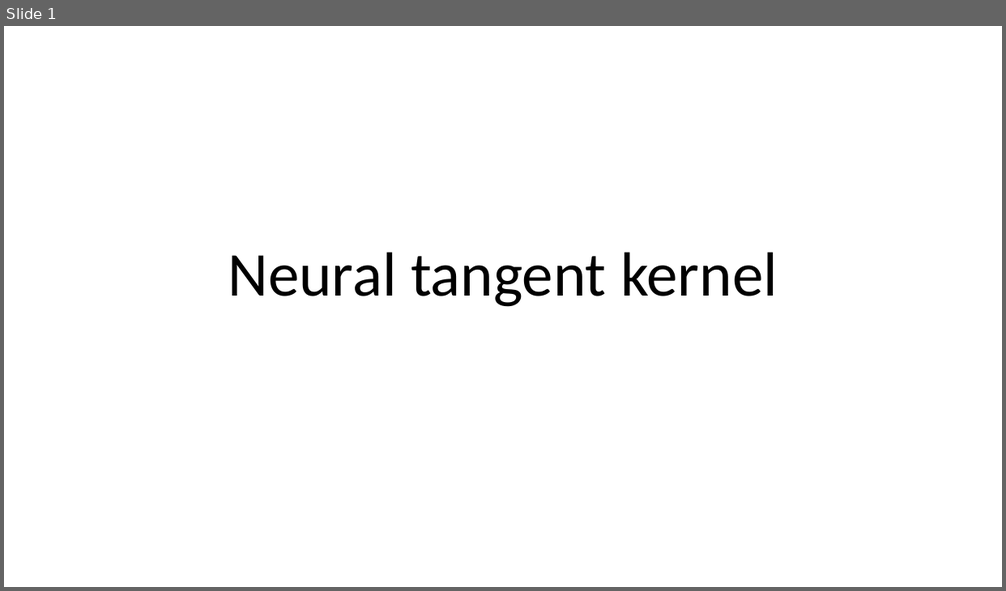
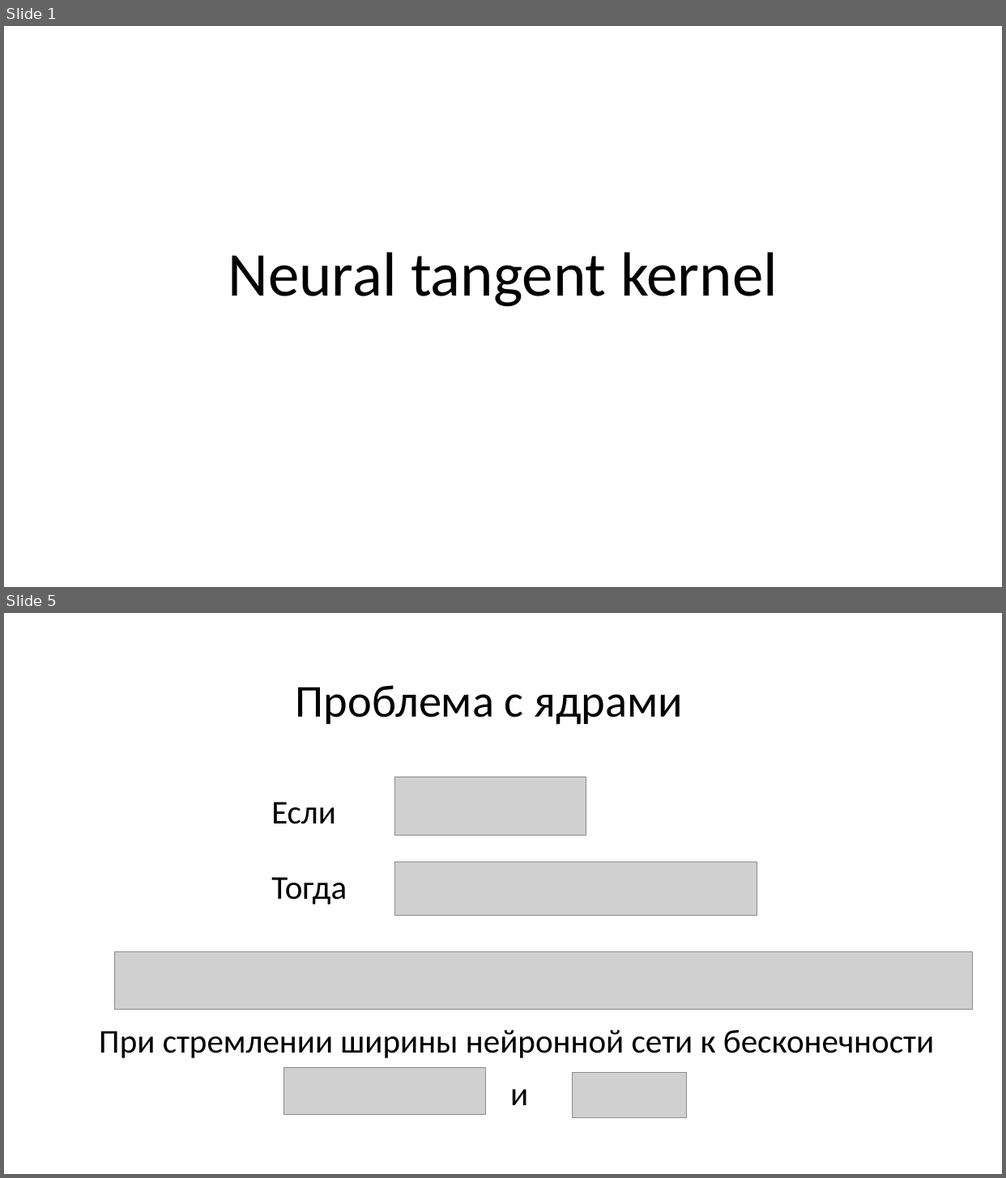
Before and after one commit to Nerkan78/NTK, a slide deck: presentation/Neural tangent kernel.pptx. Shown one above the other, each under a label of ours: slide 1 before the commit, slides 1 and 5 after it; the slides between them are not shown. The pictures are 1006x591 and 1006x1178 pixels, drawn with LibreOffice and Linux fonts; fonts in the diff are those of the drawing; grey boxes stand for pictures. Boxes give left, top, right and bottom in pixels: in the first picture for what was removed or moved away, otherwise in the second. Text is boxed around its words. In the diff, an @@ line names an element or a change of style, - is before the commit and + after.

```diff
--- a/presentation/Neural tangent kernel.pptx
+++ b/presentation/Neural tangent kernel.pptx
@@ slide 5 added at [4,613,1002,1174], background #FFFFFF @@
@@ title added at [296,685,683,725], 44 pt, text #000000 @@
+Проблема с ядрами
@@ picture added at [395,777,586,835] @@
@@ text added at [271,802,336,824], 32 pt, text #000000 @@
+Если
@@ text added at [271,877,347,905], 32 pt, text #000000 @@
+Тогда
@@ picture added at [395,862,757,915] @@
@@ picture added at [115,952,973,1009] @@
@@ text added at [99,1030,934,1059], 32 pt, text #000000 @@
+При стремлении ширины нейронной сети к бесконечности
@@ picture added at [284,1067,486,1115] @@
@@ picture added at [573,1072,687,1118] @@
@@ text added at [510,1089,528,1105], 32 pt, text #000000 @@
+и
```
Also in this commit, not shown: 2 slides changed, 5 other slides added, 4 slides removed, 1 other file.
